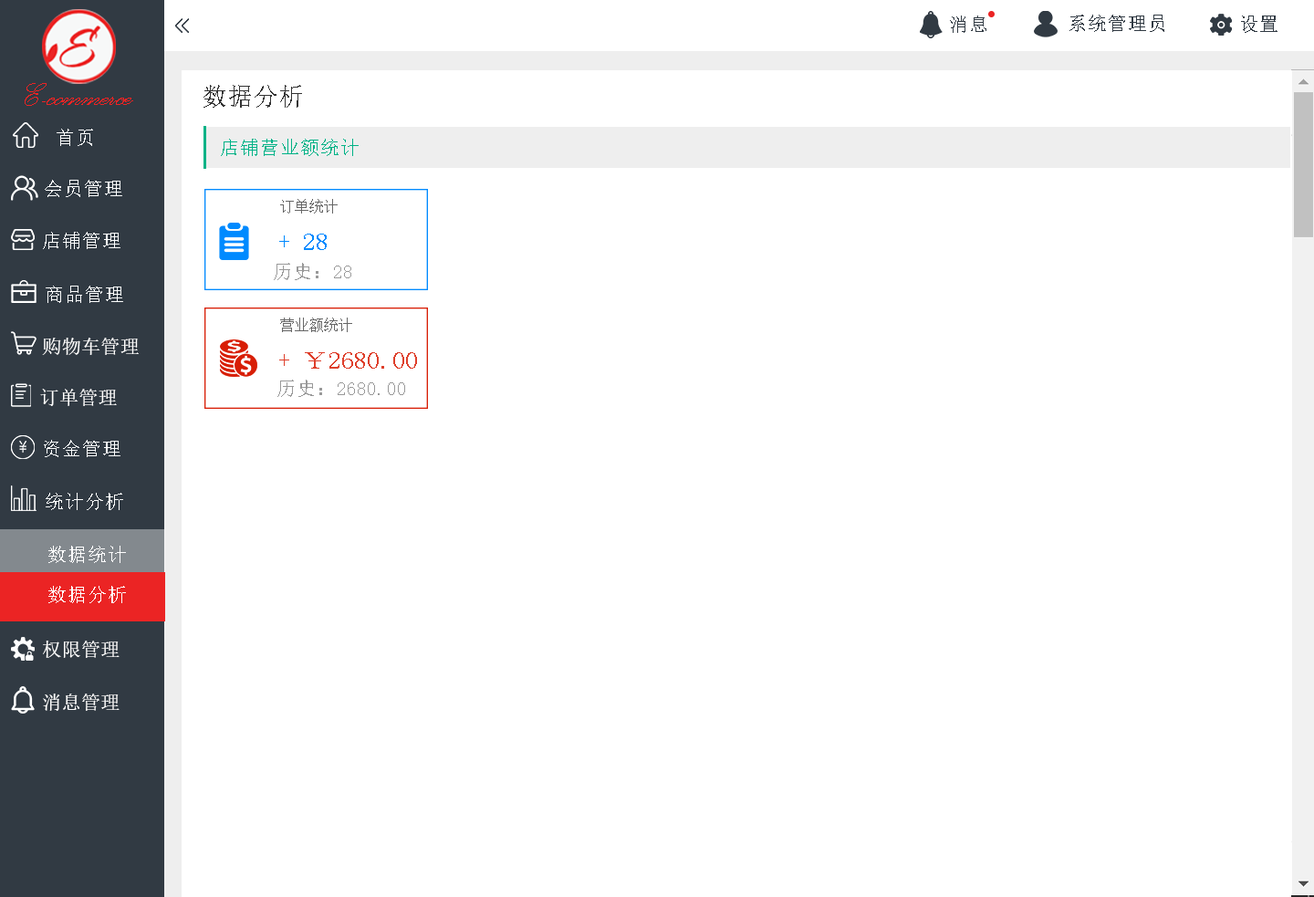
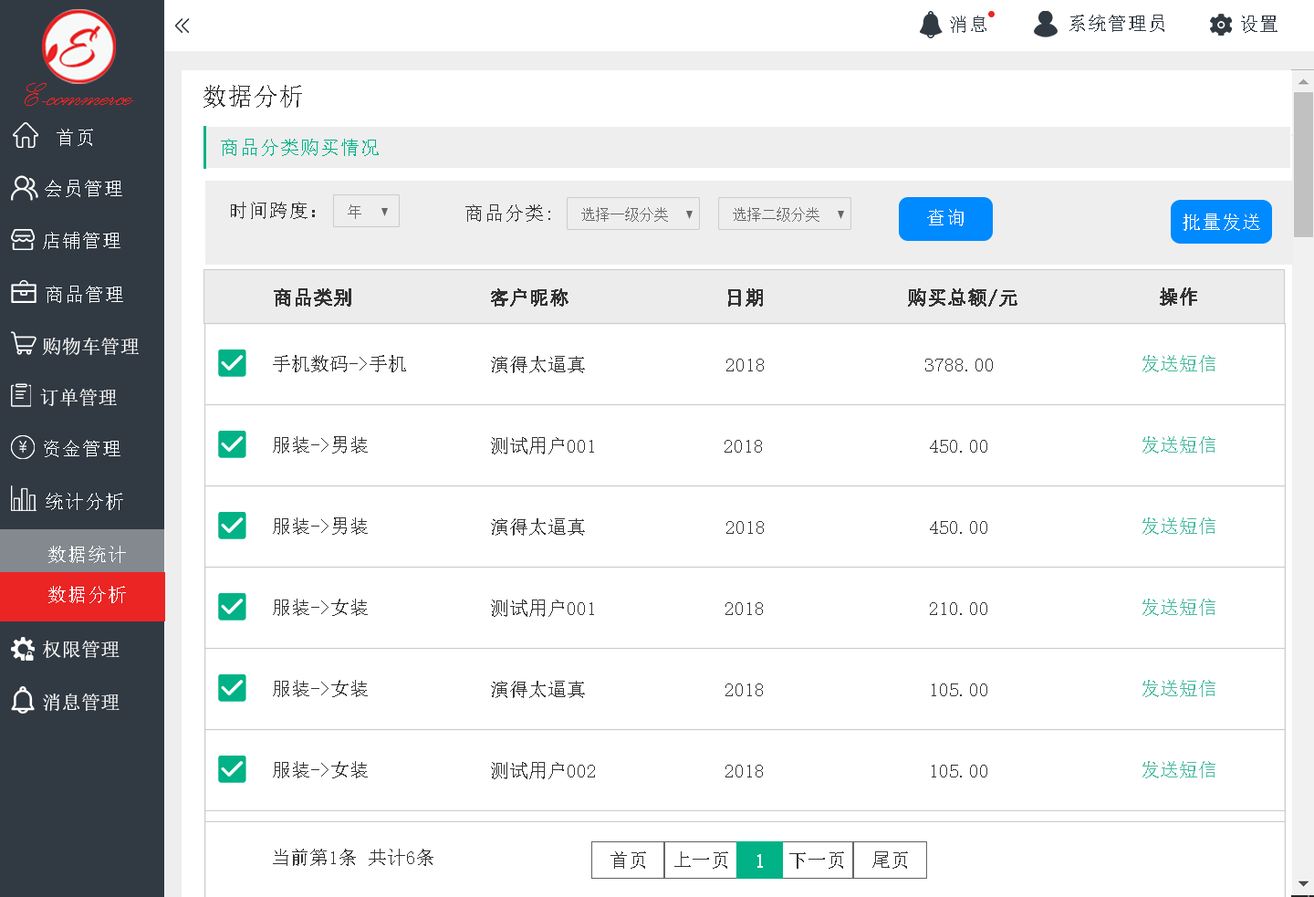
Layered file, before and after one edit (w=1314, h=897). Changes by layer:
added group "搜索条件" with 28 layers in group "用户数据分析" over box(205, 180, 1294, 265)
added layer "矩形 3" (1st of 2, in "主题内容" › "用户数据分析" › "搜索条件") in group "搜索条件" over box(205, 180, 1294, 265)
added group "内容" (1st of 2, in "主题内容" › "用户数据分析") with 75 layers in group "用户数据分析" over box(203, 269, 1287, 897)
added group "列表" with 62 layers in group "内容" over box(203, 269, 1287, 897)
added group "内容" (2nd of 2, in "主题内容" › "用户数据分析" › "内容" › "列表") with 54 layers in group "列表" over box(204, 323, 1287, 897)
added group "第一行" with 8 layers in group "内容" over box(204, 323, 1287, 823)
added layer "矩形 2 副本 2" (1st of 6, in "主题内容" › "用户数据分析" › "内容" › "列表" › "内容" › "第一行") in group "第一行" over box(204, 323, 1287, 823)
added group "第二行" with 8 layers in group "内容" over box(204, 404, 1287, 897)
added layer "矩形 2 副本 2" (2nd of 6, in "主题内容" › "用户数据分析" › "内容" › "列表" › "内容" › "第二行") in group "第二行" over box(204, 404, 1287, 897)
added group "第三行" with 8 layers in group "内容" over box(204, 485, 1287, 897)
added layer "矩形 2 副本 2" (3rd of 6, in "主题内容" › "用户数据分析" › "内容" › "列表" › "内容" › "第三行") in group "第三行" over box(204, 485, 1287, 897)
added group "第四行" with 8 layers in group "内容" over box(204, 566, 1287, 897)
added layer "矩形 2 副本 2" (4th of 6, in "主题内容" › "用户数据分析" › "内容" › "列表" › "内容" › "第四行") in group "第四行" over box(204, 566, 1287, 897)
added group "第五行" with 8 layers in group "内容" over box(204, 648, 1287, 897)
added layer "矩形 2 副本 2" (5th of 6, in "主题内容" › "用户数据分析" › "内容" › "列表" › "内容" › "第五行") in group "第五行" over box(204, 648, 1287, 897)
added group "第六行" with 8 layers in group "内容" over box(204, 729, 1287, 897)
added layer "矩形 2 副本 2" (6th of 6, in "主题内容" › "用户数据分析" › "内容" › "列表" › "内容" › "第六行") in group "第六行" over box(204, 729, 1287, 897)
…and 92 more changes (79 added, 1 painted, 12 removed, 1 renamed)
